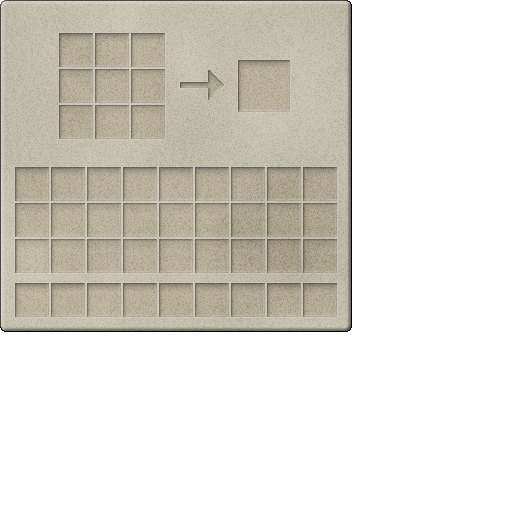
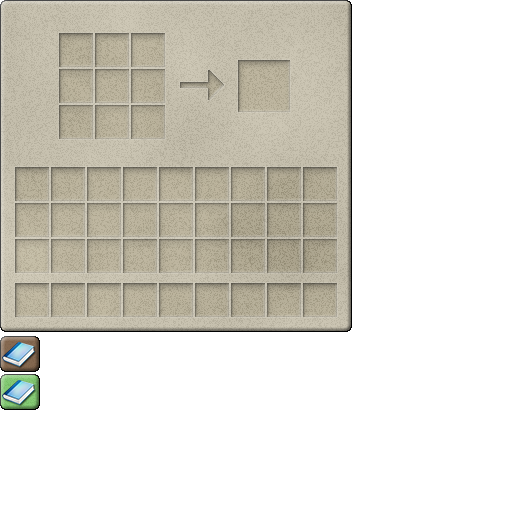
Comparing the layer stacks of the two 512×512 images. Changes:
added group "Recipe Buttons" with 5 layers above "Crafting TableGrid" over left=0, top=336, right=40, bottom=410
added group "Books" with 2 layers in group "Recipe Buttons" over left=2, top=342, right=35, bottom=405
added layer "Book upper" in group "Books" over left=2, top=342, right=35, bottom=367
added layer "Book lower" in group "Books" over left=2, top=380, right=35, bottom=405
added layer "Button Noise - Selected" in group "Recipe Buttons" over left=0, top=374, right=40, bottom=410
added layer "Button Noise" in group "Recipe Buttons" over left=0, top=336, right=40, bottom=372
